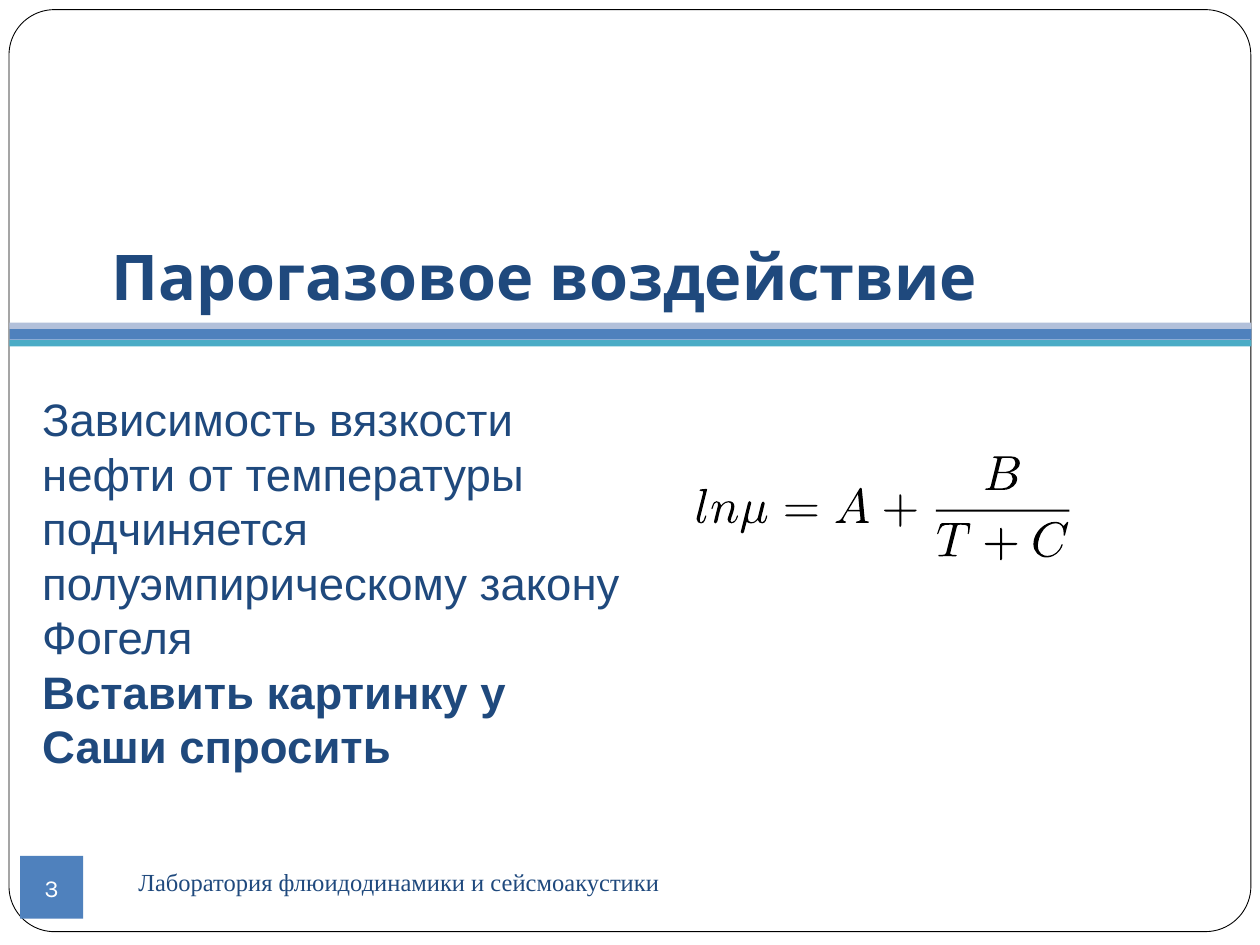
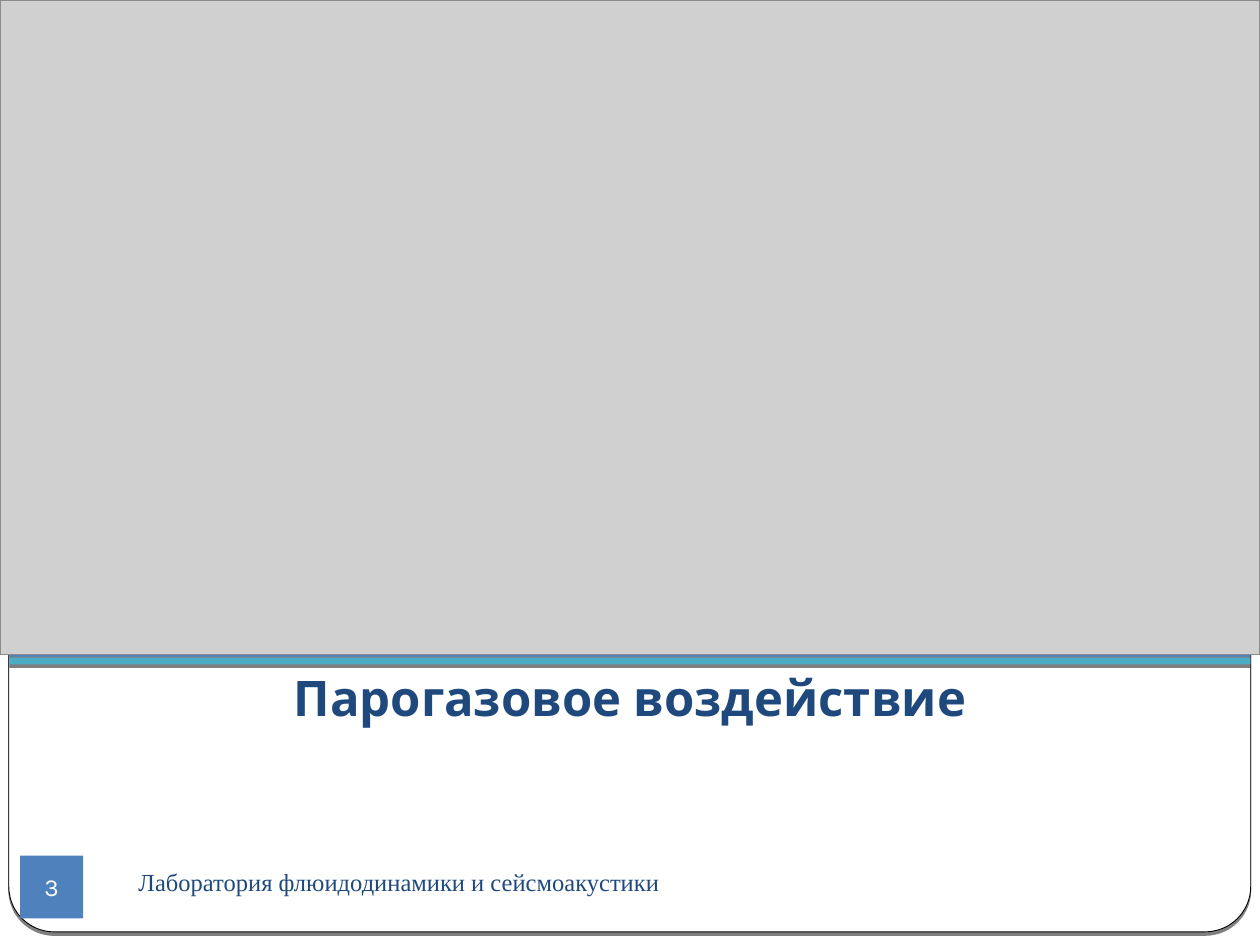
Before and after one commit to CompMathGroup/sagd, a slide deck: slide 3 of doc/Presentation.odp. Drawn at 1260x945 pixels with LibreOffice and Linux fonts; fonts in the diff are those of the drawing; grey boxes stand for pictures; background and template pictures are left out. Boxes give left, top, right and bottom in pixels: in the first picture for what was removed or moved away, otherwise in the second. Text is boxed around its words. In the diff, an @@ line names an element or a change of style, - is before the commit and + after.

```diff
--- a/doc/Presentation.odp
+++ b/doc/Presentation.odp
@@ rectangle removed at (0, 0, 1260, 945) @@
@@ picture added at (0, 0, 1260, 654) @@
@@ text removed at (42, 404, 620, 773) @@
-Зависимость вязкости нефти от температуры подчиняется полуэмпирическому закону Фогеля
-Вставить картинку у Саши спросить
@@ group removed at (694, 456, 1070, 561): 12 freeform shapes @@
@@ shadow on in 4 elements at (9, 10, 1251, 932), (9, 644, 1250, 656), (9, 641, 1250, 648), (9, 658, 1250, 664) @@
@@ rectangle: place and size @@
-rectangle at (10, 328, 1252, 340)
+rectangle at (9, 644, 1250, 656)
@@ rectangle: place and size @@
-rectangle at (10, 323, 1252, 329)
+rectangle at (9, 641, 1250, 648)
@@ rectangle: place and size @@
-rectangle at (9, 340, 1251, 346)
+rectangle at (9, 658, 1250, 664)
@@ title "Парогазовое воздействие": place and size @@
-title "Парогазовое воздействие" at (112, 250, 976, 315)
+title "Парогазовое воздействие" at (294, 677, 966, 728)
@@ title "Парогазовое воздействие" at (294, 677, 966, 728): size 36 to 28 pt; alignment left to centre; vertical alignment bottom to middle @@
```
Also in this commit, not shown: 14 other slides changed, 3 slides added, 2 slides removed, 2 other files.
